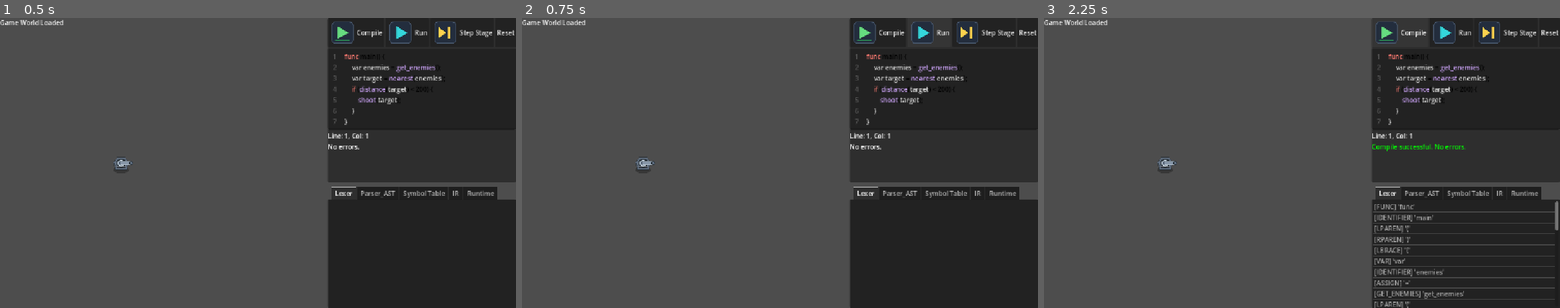
Above: before the commit, frames 1-3 (left to right).
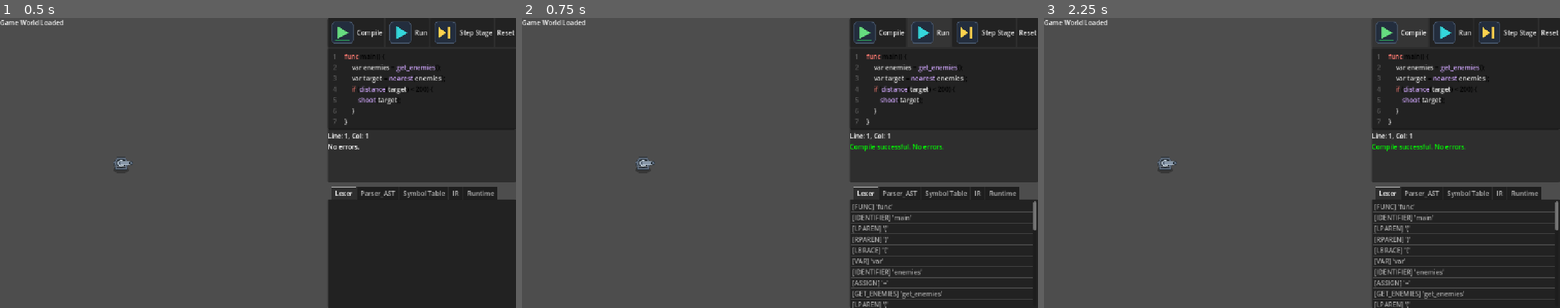
Above: after the commit, the same moments.

Repository: abdullahazharkhan/turret-script
Game: Godot game, scene res://scenes/main.tscn
The game is run twice, just before and just after one commit, with the same random seed, the same clock (stepped at 60 frames per second) and the same inputs.
Inputs:
- Up to frame 1 (0.5 s): no input
- Up to frame 2 (0.75 s): click "Run" at 0.5 s
- Up to frame 3 (2.25 s): click "Step Stage" at 1.25 s; click "Compile" at 2 s

Frame 1 is identical in both runs. In frame 2, 2.3% of the frame differs, in the area x 63-100%, y 43-100%; in frame 3, nothing differs.

Commit message:
feat: implement TurretScript VM and integrate runtime execution with IDE controls

Diff:
--- a/scripts/main.gd
+++ b/scripts/main.gd
@@ -3,21 +3,59 @@
 const CompilerScript = preload("res://scripts/compiler/compiler.gd")
 const DiagScript = preload("res://scripts/compiler/data/diagnostic.gd")
 const TT = preload("res://scripts/compiler/data/token_type.gd")
+const TurretScriptVM = preload("res://scripts/runtime/turretscript_vm.gd")
 
 @onready var ide_panel = $CanvasLayer/HSplitContainer/UIVSplit/IDEPanel
 @onready var pipeline_panel = $CanvasLayer/HSplitContainer/UIVSplit/CompilerPipelinePanel
 @onready var game_world = $GameWorld
 
 var compiler
+var current_result
+var vm: TurretScriptVM
 
 func _ready():
 	compiler = CompilerScript.new()
 	ide_panel.compile_requested.connect(_on_compile_requested)
+	ide_panel.run_requested.connect(_on_run_requested)
+	ide_panel.step_requested.connect(_on_step_requested)
 
 func _on_compile_requested(source: String):
-	var result = compiler.compile(source)
-	ide_panel.show_diagnostics(result.diagnostics)
-	_update_pipeline_ui(result)
+	current_result = compiler.compile(source)
+	ide_panel.show_diagnostics(current_result.diagnostics)
+	_update_pipeline_ui(current_result)
+
+func _on_run_requested():
+	if not current_result or not current_result.success:
+		_on_compile_requested(ide_panel.editor.text)
+
+	if current_result and current_result.success and current_result.ir:
+		_start_vm()
+		vm.run()
+
+func _on_step_requested():
+	if not vm or vm.context.state == 3 or vm.context.state == 4: # HALTED or ERROR
+		if not current_result or not current_result.success:
+			_on_compile_requested(ide_panel.editor.text)
+		if current_result and current_result.success and current_result.ir:
+			_start_vm()
+
+	if vm and (vm.context.state == 0 or vm.context.state == 1): # READY or RUNNING
+		vm.step()
+
+func _start_vm():
+	vm = TurretScriptVM.new(current_result.ir)
+	vm.log_message.connect(_on_vm_log)
+	vm.runtime_error.connect(_on_vm_error)
+	var rt = pipeline_panel.get_node("Runtime") as RichTextLabel
+	if rt: rt.text = ""
+
+func _on_vm_log(msg: String):
+	var rt = pipeline_panel.get_node("Runtime") as RichTextLabel
+	if rt: rt.text += msg + "\n"
+
+func _on_vm_error(msg: String):
+	var rt = pipeline_panel.get_node("Runtime") as RichTextLabel
+	if rt: rt.text += "[color=red]" + msg + "[/color]\n"
 
 func _update_pipeline_ui(result):
 	var lexer_list = pipeline_panel.get_node("Lexer") as ItemList
--- /dev/null
+++ b/scripts/runtime/data/runtime_context.gd
@@ -0,0 +1,52 @@
+extends RefCounted
+
+enum State {
+	READY,
+	RUNNING,
+	PAUSED,
+	HALTED,
+	ERROR
+}
+
+var stack: Array = []
+var call_stack: Array = [] # Array of dictionaries: { "ip": int, "local_vars": Array }
+var ip: int = 0
+var state: int = State.READY
+var error_message: String = ""
+
+func reset():
+	stack.clear()
+	call_stack.clear()
+	ip = 0
+	state = State.READY
+	error_message = ""
+
+	# Push the global frame
+	call_stack.append({ "ip": -1, "local_vars": [] })
+
+func current_frame() -> Dictionary:
+	return call_stack.back()
+
+func ensure_locals(size: int):
+	var frame = current_frame()
+	var locals = frame["local_vars"]
+	while locals.size() <= size:
+		locals.append(null)
+
+func get_local(index: int):
+	var frame = current_frame()
+	if index < frame["local_vars"].size():
+		return frame["local_vars"][index]
+	return null
+
+func set_local(index: int, value):
+	ensure_locals(index)
+	current_frame()["local_vars"][index] = value
+
+func push(val):
+	stack.append(val)
+
+func pop():
+	if stack.is_empty():
+		return null
+	return stack.pop_back()
--- /dev/null
+++ b/scripts/runtime/turret_api_adapter.gd
@@ -0,0 +1,52 @@
+extends RefCounted
+
+signal log_message(msg: String)
+
+var game_world = null
+
+func _init(world = null):
+	game_world = world
+
+func get_enemies() -> Array:
+	emit_signal("log_message", "[API] get_enemies() called.")
+	if game_world and game_world.has_method("get_enemies"):
+		return game_world.get_enemies()
+	# Mock data for testing
+	return [
+		{"id": 1, "health": 100, "type": "scout", "distance": 150},
+		{"id": 2, "health": 200, "type": "tank", "distance": 50}
+	]
+
+func nearest(enemies: Array):
+	emit_signal("log_message", "[API] nearest() called with %d enemies." % enemies.size())
+	if enemies.is_empty(): return null
+
+	var closest = enemies[0]
+	var min_dist = _get_distance(closest)
+
+	for e in enemies:
+		var d = _get_distance(e)
+		if d < min_dist:
+			min_dist = d
+			closest = e
+	return closest
+
+func distance(enemy) -> int:
+	var d = _get_distance(enemy)
+	emit_signal("log_message", "[API] distance() returned %d." % d)
+	return d
+
+func shoot(enemy):
+	emit_signal("log_message", "[API] -> SHOOTING enemy ID: %s" % str(enemy.get("id", "?") if typeof(enemy) == TYPE_DICTIONARY else "?"))
+	if game_world and game_world.has_method("shoot"):
+		game_world.shoot(enemy)
+
+func reload():
+	emit_signal("log_message", "[API] -> RELOADING turret.")
+	if game_world and game_world.has_method("reload"):
+		game_world.reload()
+
+func _get_distance(enemy) -> int:
+	if typeof(enemy) == TYPE_DICTIONARY and enemy.has("distance"):
+		return enemy["distance"]
+	return 9999
--- /dev/null
+++ b/scripts/runtime/turretscript_vm.gd
@@ -0,0 +1,189 @@
+extends RefCounted
+
+const IRProgram = preload("res://scripts/compiler/ir/ir_program.gd")
+const IRInstruction = preload("res://scripts/compiler/ir/ir_instruction.gd")
+const RuntimeContext = preload("res://scripts/runtime/data/runtime_context.gd")
+const APIAdapter = preload("res://scripts/runtime/turret_api_adapter.gd")
+
+signal log_message(msg: String)
+signal runtime_error(msg: String)
+signal execution_finished()
+
+var context: RuntimeContext
+var program: IRProgram
+var api: APIAdapter
+var max_ops_per_tick: int = 1000
+
+func _init(p: IRProgram, a: APIAdapter = null):
+	program = p
+	context = RuntimeContext.new()
+	context.reset()
+	api = a if a else APIAdapter.new()
+	api.log_message.connect(_on_api_log)
+
+func _on_api_log(msg: String):
+	emit_signal("log_message", msg)
+
+func _error(msg: String):
+	context.state = RuntimeContext.State.ERROR
+	context.error_message = msg
+	var line = -1
+	if context.ip >= 0 and context.ip < program.instructions.size():
+		line = program.instructions[context.ip].line
+	var err = "Runtime Error at L%d: %s" % [line, msg]
+	emit_signal("runtime_error", err)
+
+func run():
+	if context.state == RuntimeContext.State.READY:
+		if program.functions.has("main"):
+			context.ip = program.functions["main"]
+		context.state = RuntimeContext.State.RUNNING
+		emit_signal("log_message", "--- VM Execution Started ---")
+
+	var ops = 0
+	while context.state == RuntimeContext.State.RUNNING:
+		if ops >= max_ops_per_tick:
+			_error("Instruction budget exceeded! Infinite loop detected.")
+			break
+
+		step()
+		ops += 1
+
+func step():
+	if context.state != RuntimeContext.State.RUNNING and context.state != RuntimeContext.State.READY:
+		return
+
+	if context.state == RuntimeContext.State.READY:
+		if program.functions.has("main"):
+			context.ip = program.functions["main"]
+		context.state = RuntimeContext.State.RUNNING
+
+	if context.ip >= program.instructions.size():
+		context.state = RuntimeContext.State.HALTED
+		emit_signal("log_message", "--- VM Execution Finished ---")
+		emit_signal("execution_finished")
+		return
+
+	var inst = program.instructions[context.ip]
+	_execute_instruction(inst)
+
+func _execute_instruction(inst):
+	context.ip += 1 # Advance IP before execution
+	var op = inst.opcode
+	var arg = inst.operand
+
+	match op:
+		IRInstruction.OpCode.PUSH:
+			context.push(arg)
+		IRInstruction.OpCode.STORE_VAR:
+			var val = context.pop()
+			context.set_local(arg, val)
+		IRInstruction.OpCode.LOAD_VAR:
+			var val = context.get_local(arg)
+			context.push(val)
+		IRInstruction.OpCode.ADD:
+			var b = context.pop(); var a = context.pop()
+			context.push(a + b)
+		IRInstruction.OpCode.SUB:
+			var b = context.pop(); var a = context.pop()
+			context.push(a - b)
+		IRInstruction.OpCode.MUL:
+			var b = context.pop(); var a = context.pop()
+			context.push(a * b)
+		IRInstruction.OpCode.DIV:
+			var b = context.pop(); var a = context.pop()
+			if typeof(b) == TYPE_INT and b == 0:
+				_error("Division by zero")
+				return
+			context.push(a / b)
+		IRInstruction.OpCode.EQ:
+			var b = context.pop(); var a = context.pop()
+			context.push(a == b)
+		IRInstruction.OpCode.NEQ:
+			var b = context.pop(); var a = context.pop()
+			context.push(a != b)
+		IRInstruction.OpCode.LT:
+			var b = context.pop(); var a = context.pop()
+			context.push(a < b)
+		IRInstruction.OpCode.LTE:
+			var b = context.pop(); var a = context.pop()
+			context.push(a <= b)
+		IRInstruction.OpCode.GT:
+			var b = context.pop(); var a = context.pop()
+			context.push(a > b)
+		IRInstruction.OpCode.GTE:
+			var b = context.pop(); var a = context.pop()
+			context.push(a >= b)
+		IRInstruction.OpCode.AND:
+			var b = context.pop(); var a = context.pop()
+			context.push(a and b)
+		IRInstruction.OpCode.OR:
+			var b = context.pop(); var a = context.pop()
+			context.push(a or b)
+		IRInstruction.OpCode.NOT:
+			var a = context.pop()
+			context.push(not a)
+		IRInstruction.OpCode.NEG:
+			var a = context.pop()
+			context.push(-a)
+		IRInstruction.OpCode.JMP:
+			context.ip = arg
+		IRInstruction.OpCode.JMP_IF_FALSE:
+			var cond = context.pop()
+			if not cond:
+				context.ip = arg
+		IRInstruction.OpCode.CALL:
+			var func_name = arg[0]
+			var argc = arg[1]
+			if program.functions.has(func_name):
+				var target_ip = program.functions[func_name]
+				var frame = { "ip": context.ip, "local_vars": [] }
+				var args = []
+				for i in range(argc): args.insert(0, context.pop())
+				for i in range(argc):
+					while frame["local_vars"].size() <= i: frame["local_vars"].append(null)
+					frame["local_vars"][i] = args[i]
+
+				context.call_stack.append(frame)
+				context.ip = target_ip
+			else:
+				_error("Call to undefined function '%s'" % func_name)
+		IRInstruction.OpCode.RET:
+			var frame = context.call_stack.pop_back()
+			if frame["ip"] == -1:
+				context.state = RuntimeContext.State.HALTED
+				emit_signal("log_message", "--- VM Execution Finished ---")
+				emit_signal("execution_finished")
+			else:
+				context.ip = frame["ip"]
+		IRInstruction.OpCode.LOAD_MEMBER:
+			var obj = context.pop()
+			if typeof(obj) == TYPE_DICTIONARY:
+				if obj.has(arg):
+					context.push(obj[arg])
+				else:
+					_error("Property '%s' not found on object." % str(arg))
+			else:
+				_error("Cannot access member '%s' on non-object." % str(arg))
+		IRInstruction.OpCode.BUILTIN_CALL:
+			var func_name = arg[0]
+			var argc = arg[1]
+			var args = []
+			for i in range(argc): args.insert(0, context.pop())
+
+			match func_name:
+				"get_enemies": context.push(api.get_enemies())
+				"nearest": context.push(api.nearest(args[0]))
+				"distance": context.push(api.distance(args[0]))
+				"shoot": api.shoot(args[0])
+				"reload": api.reload()
+				"_array_size": context.push(args[0].size() if typeof(args[0]) == TYPE_ARRAY else 0)
+				"_array_get":
+					var arr = args[0]
+					var idx = args[1]
+					if typeof(arr) == TYPE_ARRAY and idx >= 0 and idx < arr.size():
+						context.push(arr[idx])
+					else:
+						_error("Array index out of bounds")
+				_:
+					_error("Unknown builtin '%s'" % func_name)
--- a/scripts/ui/ide_panel.gd
+++ b/scripts/ui/ide_panel.gd
@@ -1,6 +1,8 @@
 extends PanelContainer
 
 signal compile_requested(source_code)
+signal run_requested()
+signal step_requested()
 
 const DiagScript = preload("res://scripts/compiler/data/diagnostic.gd")
 
@@ -56,9 +58,11 @@
 
 func _on_run_pressed():
 	print("Run button pressed")
+	run_requested.emit()
 
 func _on_step_stage_pressed():
 	print("Step Stage button pressed")
+	step_requested.emit()
 
 func _on_reset_pressed():
 	print("Reset button pressed")
Not shown, added: scripts/runtime/data/runtime_context.gd.uid
Not shown, added: scripts/runtime/turret_api_adapter.gd.uid
Not shown, added: scripts/runtime/turretscript_vm.gd.uid
